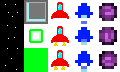
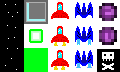
Layer changes from the first 120x72 image to the second:
added layer "Layer 10" above "Layer 9" over [101, 52, 115, 70]
added layer "Layer 9" above "Layer 6 copy 2" over [97, 49, 120, 72]
added layer "Layer 6 copy 2" above "Layer 6 copy" over [75, 50, 93, 66]
added layer "Layer 6 copy" above "Layer 6" over [75, 26, 93, 42]
added layer "Layer 6" above "Layer 7" over [75, 2, 93, 18]
added layer "Layer 7" above "Layer 5 copy 2" over [76, 39, 92, 68]
painted on "Layer 1" over [75, 3, 117, 72]
